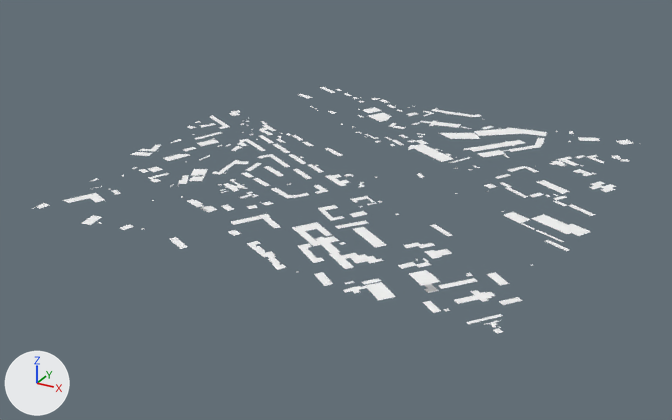
The glTF model MapData/meshes/bld_roof_0_1.glb: old version first, new version second.
Camera for both pictures: a 50 mm lens placed at (-627.0, -2222.0, 854.0), pointed at (-1537.0, -568.0, 27.0). Every picture has the same lights, and +X, +Y and +Z are marked at lower left. The picture after the commit comes second.

Before the edit, the objects in view are built like this:
```python
mat_bld_roof = principled_material('bld_roof')
mat_bld_roof.base_color = (1.0, 1.0, 1.0)  # white #ffffff
mat_bld_roof.metallic = 1.0
mat_bld_roof.roughness = 1.0
me_geometry_0 = bpy.data.meshes.new('geometry_0')
me_geometry_0.from_pydata(...)  # 1577 vertices, 981 faces; spans x -2016.0..-976.0, y -1023.0..20.0, z 82.0..149.0
me_geometry_0.materials.append(mat_bld_roof)  # white #ffffff
ob_geometry_0 = bpy.data.objects.new('geometry_0', me_geometry_0)
ob_geometry_0.location = (0.0, 0.0, 0.0)
```
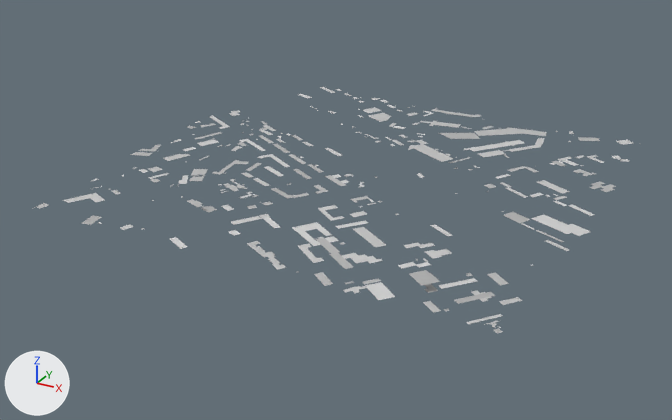
What changed in the scene script:
```text
Change mat_bld_roof:
    where n0 = _N.new('ShaderNodeBsdfPrincipled'); n0.name = 'Principled BSDF'
    remove n0.inputs[0].default_value = (1.0, 1.0, 1.0, 1.0)  # 'Base Color', white #ffffff
    add n2 = _N.new('ShaderNodeVertexColor'); n2.name = 'Color Attribute'
    add _L.new(n2.outputs[0], n0.inputs[0])  # 'Color' to 'Base Color'
Change me_geometry_0:
    used by ob_geometry_0; location = (0.0, 0.0, 0.0)
    remove me_geometry_0.from_pydata(...)  # 1577 vertices, 981 faces; spans x -2016.0..-976.0, y -1023.0..20.0, z 82.0..149.0
    add me_geometry_0.from_pydata(...)  # 1577 vertices, 981 faces; spans x -2016.0..-977.0, y -1022.0..19.0, z 82.0..149.0
    me_geometry_0 part 1
    me_geometry_0.vertices[280].co: (-1682.0, -752.0, 112.0) -> (-1680.0, -752.0, 112.0)  # pixel (232, 190) -> pixel (233, 190)
    me_geometry_0.vertices[281].co: (-1685.0, -752.0, 112.0) -> (-1683.0, -752.0, 112.0)  # pixel (231, 190)
    me_geometry_0.vertices[290].co: (-1704.0, -731.0, 112.0) -> (-1704.0, -733.0, 112.0)  # pixel (229, 185)
    other edits to the shape of me_geometry_0 do not show in these pictures
```

Changed parts and their boxes (x1, y1, x2, y2) in the pictures (672 x 420 px; the box of a moved part takes in the faces that stretch with it):
'geometry_0', recoloured, reshaped
    before: (34, 87, 633, 334)
    after: (34, 87, 633, 333)
part 1 of me_geometry_0, moved or reshaped
    both: (223, 183, 238, 191)
